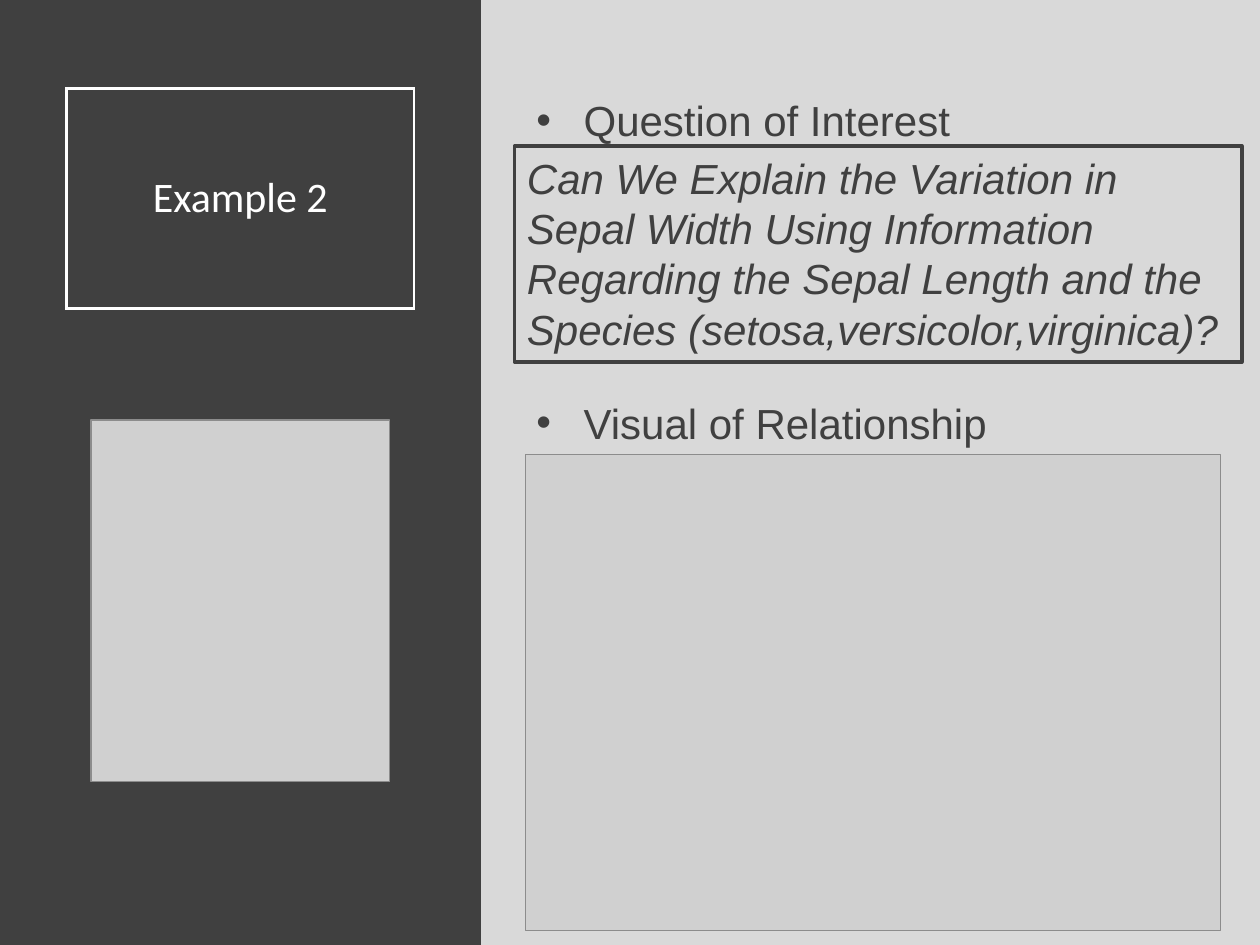
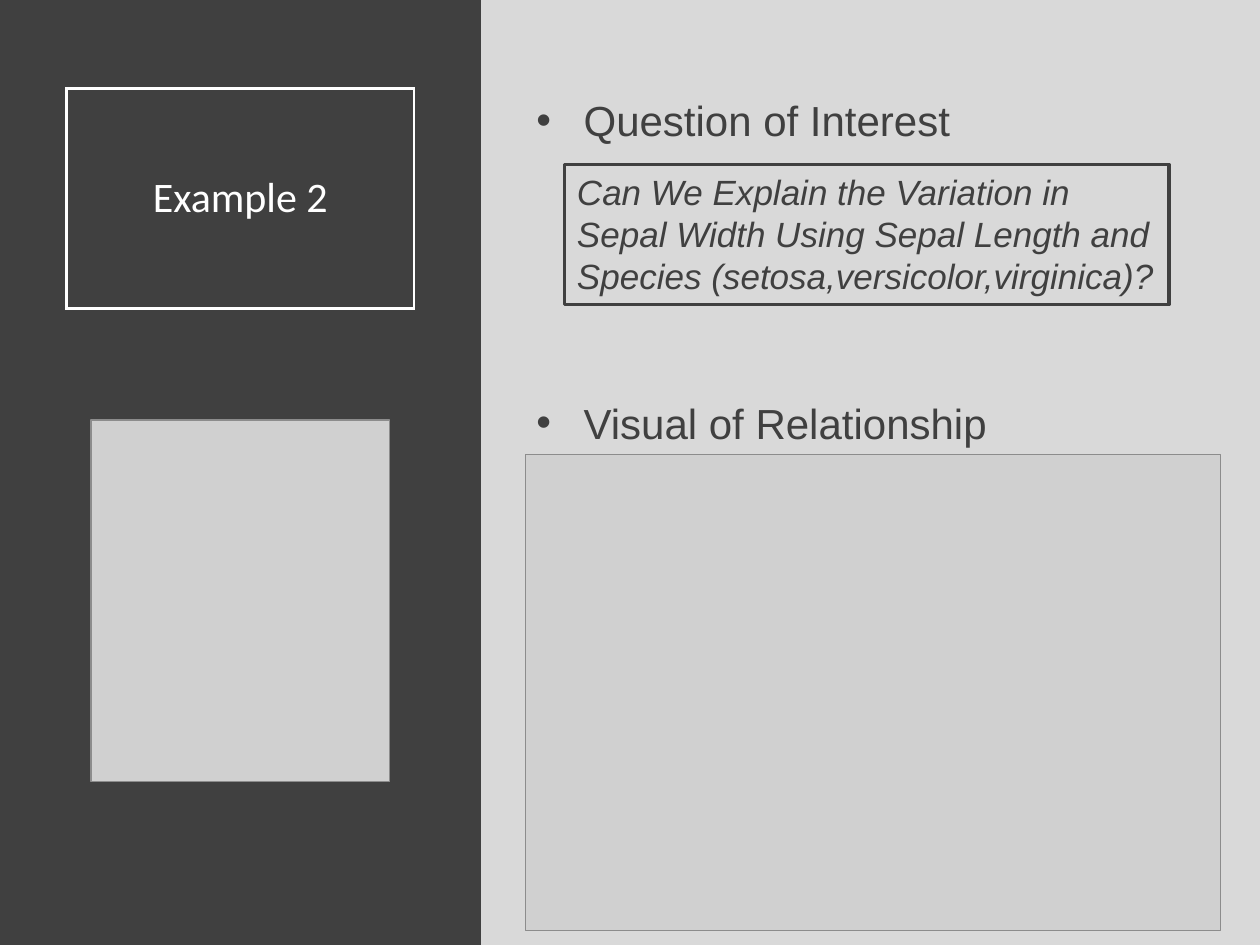
Before and after one commit to Yixf-Self/STOR320_WEBSITE, a slide deck: slide 19 of Lecture/Modeling 5/Modeling_5_Lecture.pptx. Drawn at 1260x945 pixels with LibreOffice and Linux fonts; fonts in the diff are those of the drawing; grey boxes stand for pictures. Boxes give left, top, right and bottom in pixels: in the first picture for what was removed or moved away, otherwise in the second. Text is boxed around its words. In the diff, an @@ line names an element or a change of style, - is before the commit and + after.

```diff
--- a/Lecture/Modeling 5/Modeling_5_Lecture.pptx
+++ b/Lecture/Modeling 5/Modeling_5_Lecture.pptx
@@ rectangle "Can We Explain the Variation ...": place and size @@
-rectangle "Can We Explain the Variation ..." at bbox=[514, 146, 1241, 363]
+rectangle "Can We Explain the Variation ..." at bbox=[564, 165, 1169, 305]
@@ text in rectangle at bbox=[577, 179, 1153, 296]: text changed; size 24 to 20 pt @@
-Can We Explain the Variation in Sepal Width Using Information Regarding the Sepal Length and the Species (setosa,versicolor,virginica)?
+Can We Explain the Variation in Sepal Width Using Sepal Length and Species (setosa,versicolor,virginica)?
```
Also in this commit, not shown: 4 other slides changed, 1 other file.
